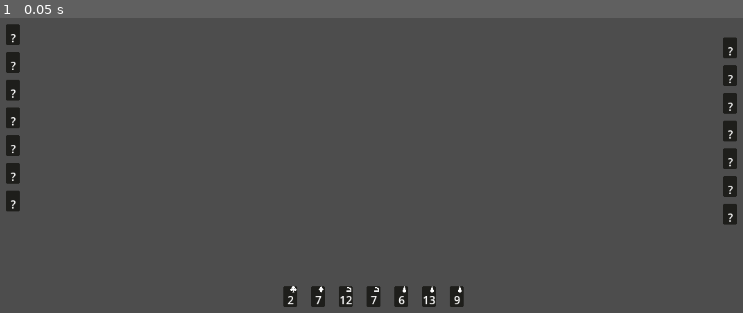
Above: before the commit, frame 1.
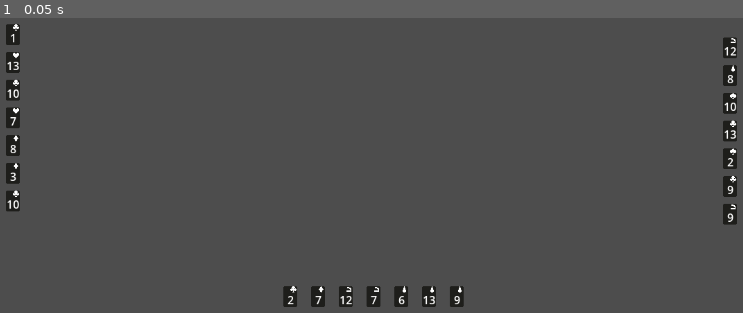
Above: after the commit, the same moment.

Repository: ollulf/CardGame
Game: Godot game, scene res://main_play.tscn
Same seed, same stepped clock (60 frames per second), same inputs: the game is played once before the commit and once after it.
Inputs:
- Up to frame 1 (0.05 s): no input

The runs differ from the first frame. In frame 1, 0.5% of the frame differs, in the area x 0-100%, y 2-70%.

Commit message:
WIP turn indicator

Diff:
--- a/card-game/main_play.tscn
+++ b/card-game/main_play.tscn
@@ -13,11 +13,13 @@
 [node name="AI_Player_1" type="Node2D" parent="."]
 position = Vector2(56, 300)
 script = ExtResource("2_shfjk")
+reveal_hand = true
 
 [node name="AI_Player_2" type="Node2D" parent="."]
 position = Vector2(1090, 319)
 script = ExtResource("2_shfjk")
 player_id = 2
+reveal_hand = true
 
 [node name="TableRoot" type="Node2D" parent="."]
 unique_name_in_owner = true
--- /dev/null
+++ b/card-game/scenes/turn_indicator.tscn
@@ -0,0 +1,6 @@
+[gd_scene load_steps=2 format=3 uid="uid://dfyq6nuwnii7j"]
+
+[ext_resource type="Script" uid="uid://clo2qyitk7clu" path="res://scripts/turn_indicator.gd" id="1_qxm31"]
+
+[node name="TurnIndicator" type="Node2D"]
+script = ExtResource("1_qxm31")
--- a/card-game/scripts/ai_player.gd
+++ b/card-game/scripts/ai_player.gd
@@ -65,7 +65,7 @@
 
 	if GameManager.played_cards.has(leader_id):
 		var lead_card = GameManager.played_cards[leader_id]
-		if typeof(lead_card) == TYPE_DICTIONARY:
+		if lead_card is Dictionary:
 			return str(lead_card.get("suit", ""))
 
 	return ""
--- a/card-game/scripts/game_manager.gd
+++ b/card-game/scripts/game_manager.gd
@@ -147,7 +147,7 @@
 	# If your Card scene uses the "Card" script with setup(card_data, suit_textures),
 	# keep this call. If it’s named differently, adjust the type/call.
 	if card_view.has_method("setup") && card_data != null:
-		card_view.call("setup", card_data)
+		card_view.call("setup", card_data, true)
 
 	else:
 		print("No card Data!")
--- a/card-game/scripts/player_hand.gd
+++ b/card-game/scripts/player_hand.gd
@@ -104,7 +104,6 @@
 
 
 func _on_card_double_clicked(card_view: Card) -> void:
-	print( "Is it my turn? > " + str(is_my_turn))
 	if not is_my_turn:
 		return
 
@@ -112,14 +111,38 @@
 	if idx == -1:
 		return
 
-	print("Player Submitting play")
-	GameManager.submit_play(player_id, hand[idx])
+	var chosen_card: Dictionary = hand[idx]
+
+	# --- Follow suit rule ---
+	var lead_suit := _get_lead_suit()
+
+	# If someone already led and you have that suit, you must follow suit
+	if lead_suit != "" and _has_suit_in_hand(lead_suit):
+		if chosen_card.get("suit", "") != lead_suit:
+			print("Illegal move: must follow suit:", lead_suit)
+			return
+
+	# Play is legal
+	GameManager.submit_play(player_id, chosen_card)
 
 	hand.remove_at(idx)
 	_render_hand()
-
 	is_my_turn = false
 
+func _get_lead_suit() -> String:
+	var leader_id: int = GameManager.current_starting_player
+	if GameManager.played_cards.has(leader_id):
+		var lead_card = GameManager.played_cards[leader_id]
+		if typeof(lead_card) == TYPE_DICTIONARY:
+			return str(lead_card.get("suit", ""))
+	return ""
+
+
+func _has_suit_in_hand(suit: String) -> bool:
+	for c in hand:
+		if c.get("suit", "") == suit:
+			return true
+	return false
 
 func _find_card_index(data: Dictionary) -> int:
 	for i in range(hand.size()):
--- /dev/null
+++ b/card-game/scripts/turn_indicator.gd
@@ -0,0 +1,48 @@
+extends Node2D
+class_name TurnIndicator
+
+@export var player_0_sprite: Sprite2D
+@export var player_1_sprite: Sprite2D
+@export var player_2_sprite: Sprite2D
+
+
+var last_player_id: int = -1
+
+
+func _ready() -> void:
+	_set_all(false)
+
+
+func _process(_delta: float) -> void:
+	var current_player_id := _get_current_player_id()
+
+	# Only update when it actually changes
+	if current_player_id == last_player_id:
+		return
+
+	last_player_id = current_player_id
+	_update_indicator(current_player_id)
+
+
+func _get_current_player_id() -> int:
+	# Safety checks
+	if GameManager.turn_order.is_empty():
+		return -1
+
+	if GameManager.current_turn_index < 0:
+		return -1
+
+	if GameManager.current_turn_index >= GameManager.turn_order.size():
+		return -1
+
+	return GameManager.turn_order[GameManager.current_turn_index]
+
+
+func _update_indicator(player_id: int) -> void:
+	_set_all(false)
+
+
+func _set_all(value: bool) -> void:
+	player_0_sprite.visible = value
+	player_1_sprite.visible = value
+	player_2_sprite.visible = value
Not shown, added: card-game/scripts/turn_indicator.gd.uid
